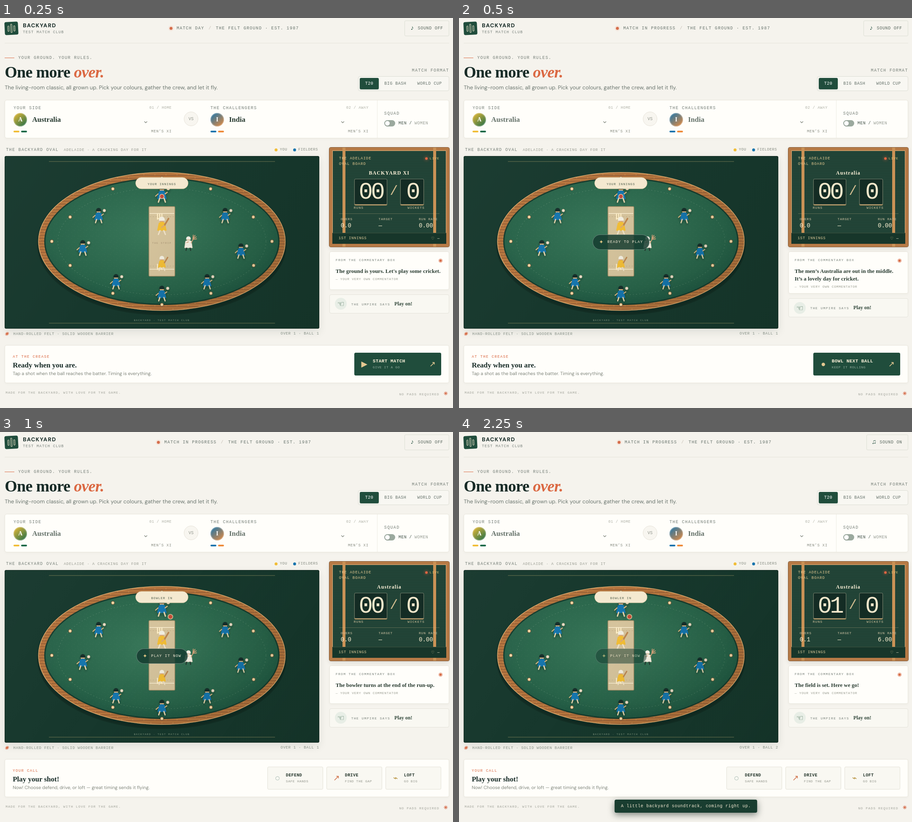
Above: before the commit, frames 1-4 (two rows, left to right).
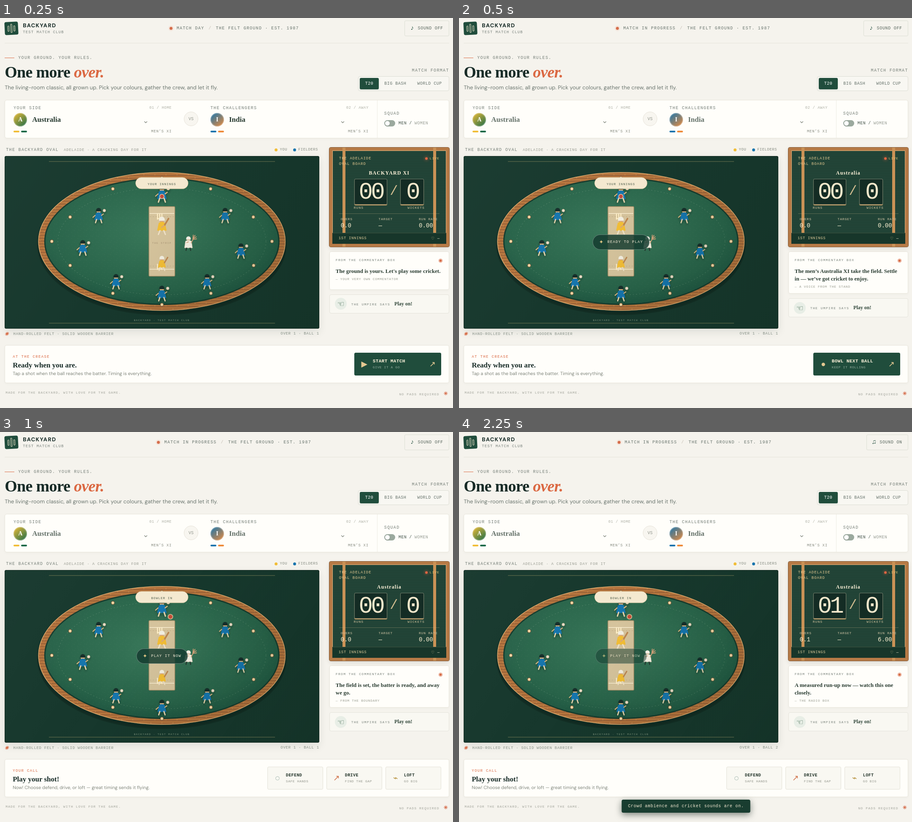
Above: after the commit, the same moments.

Repository: daly70764650-a11y/PlayGround
Game: browser game, page index.html
Two runs of this game, one before a commit and one after it. Both use one fixed random seed, a clock stepped at 60 frames per second and the inputs below.
Inputs:
- Up to frame 1 (0.25 s): no input
- Up to frame 2 (0.5 s): click "▶ START MATCH GIVE IT A GO ↗" at 0.27 s
- Up to frame 3 (1 s): click "● BOWL NEXT BALL KEEP IT ROLL…" at 0.52 s
- Up to frame 4 (2.25 s): click "◌ DEFEND SAFE HANDS" at 1.27 s; click "● BOWL NEXT BALL KEEP IT ROLL…" at 1.77 s; click "♪ SOUND OFF" at 2.02 s

Frame 1 is identical in both runs. In frame 2, 0.2% of the frame differs, in the area x 74-97%, y 64-70%; in frame 3, 0.3%; in frame 4, 0.6%, in the area x 33-100%, y 64-99%.

Commit message:
Save source and v2 conversation for issue #4
Run: 42108666307
Generation: 42108666307-1793913412731

Diff:
--- a/app.js
+++ b/app.js
@@ -13,7 +13,9 @@
 const els = {
   home:$('#home-team'), away:$('#away-team'), score:$('#score'), wickets:$('#wickets'), overs:$('#overs'), target:$('#t …(625 unchanged characters)…
 };
-let format='T20', women=false, match=null, deliveryTimer=null, toastTimer=null, audio=null, musicTimer=null, soundOn=false;
+let format='T20', women=false, match=null, deliveryTimer=null, toastTimer=null, audio=null, musicTimer=null, soundOn=false, crowdSource=null, crowdGain=null;
+const radioBylines=['— THE RADIO BOX','— FROM THE BOUNDARY','— A VOICE FROM THE STAND'];
+function radioByline(){return radioBylines[rInt(radioBylines.length)]}
 const rInt = n => Math.floor(Math.random()*n);
 function info(name){return teams[format].find(t=>t.name===name)||teams.T20.find(t=>t.name===name)}
 function renderTeams(keep=true){
@@ -58,7 +60,7 @@
   els.controls.classList.remove('hidden');els.inningsControls.classList.add('hidden');els.controls.innerHTML='';makeNextButton();
   els.kicker.textContent='AT THE CREASE';els.title.textContent='Ready when you are.';els.hint.textContent='Tap a shot as the ball reaches the batter. Timing is everything.';
   els.ground.classList.remove('hit','wicket','boundary','celebrate','delivering');els.groundCall.textContent='YOUR INNINGS';
-  updateScore();setCommentary(`The ${women?'women’s':'men’s'} ${match.homeTeam} are out in the middle. It’s a lovely day for cricket.`, 'Play on!','☞');showChip('READY TO PLAY');
+  updateScore();setCommentary(`The ${women?'women’s':'men’s'} ${match.homeTeam} XI take the field. Settle in — we’ve got cricket to enjoy.`, 'Play on!','☞',radioByline());showChip('READY TO PLAY');
   lockSetup(true);
 }
 function lockSetup(locked){document.querySelectorAll('.segment,#squad-toggle').forEach(b=>b.disabled=locked);els.home.disabled=locked;els.away.disabled=locked;}
@@ -68,7 +70,7 @@
   match.deliveryStarted=Date.now();match.phase='delivery';els.start.disabled=true;
   els.ground.classList.remove('hit','wicket','boundary','celebrate');void els.ground.offsetWidth;els.ground.classList.add('delivering');
   els.title.textContent='Here comes the ball…';els.hint.textContent='Get your shot ready — tap when it reaches the batter.';els.kicker.textContent='BOWLER IN';els.groundCall.textContent='BOWLER IN';
-  setCommentary(['A little shuffle at the top of the mark…','The bowler turns at the end of the run-up.','The field is set. Here we go!'][rInt(3)],'Play on!','☞');playSound('bowl');
+  setCommentary(['A little shuffle at the top of the mark… here comes the bowler.','The field is set, the batter is ready, and away we go.','A measured run-up now — watch this one closely.'][rInt(3)],'Play on!','☞',radioByline());playSound('bowl');
   deliveryTimer=setTimeout(()=>{
     if(!match||match.phase!=='delivery')return;
     match.phase='batting';
@@ -103,12 +105,13 @@
   else if(runs>0){els.ground.classList.add('hit');playSound('bat');}
   const timingText=late?'The batter is beaten!':timing==='perfect'?'Beautifully timed!':timing==='good'?'A decent connection!':'A little mistimed!';
   if(wicket){
-    const messages=kind==='caught'?['CAUGHT! What a grab in the deep!','What a catch! The fielder hangs on!','A sharp catch — the batter has to go!']:['Bowled him! The stumps are rattled!','Gone! The bowler has found a way through.','Cleaned up! A big moment in the match.'];
-    setCommentary(messages[rInt(messages.length)],kind==='caught'?'OUT!':'BOWLED!','☝','— THE UMPIRE');els.groundCall.textContent='OUT!';
-  }else if(runs===6){setCommentary(['Up, up and away! That is a monster six!','That has gone all the way! Marvellous!','Out of the backyard! What a hit!'][rInt(3)],'SIX!','🙌','— THE UMPIRE');els.groundCall.textContent='SIX!';els.ground.classList.add('celebrate');}
-  else if(runs===4){setCommentary(['Cracked away to the fence! Four runs!','Lovely stroke — races away for four!','Beats the fielders. What a shot!'][rInt(3)],'FOUR!','✋','— THE UMPIRE');els.groundCall.textContent='FOUR!';els.ground.classList.add('celebrate');}
-  else if(runs){setCommentary(`${timingText} Quick feet, and they’ll come back for ${runs===1?'one':runs+' runs'}.`,'One run','☞');els.groundCall.textContent=`${runs} RUN${runs>1?'S':''}`;}
-  else{setCommentary('No run. A tidy bit of bowling, that.','Dot ball','☞');els.groundCall.textContent='DOT BALL';playSound('dot');}
+    const messages=kind==='caught'?['Howzat! A sharp appeal — and the umpire raises the finger. Taken in the deep!','Caught! The fielder held on, and the finger goes up.','A neat catch, a loud appeal, and that is out!']:kind==='edge'?['Howzat! A thin edge and safely pouched — gone!','A nick, a fine catch, and the appeal is answered. Out!']:['Howzat! The stumps are rattled — bowled!','The timber is disturbed. The umpire has no doubt: bowled!','Clean bowled! A big moment in the match.'];
+    const call=kind==='caught'||kind==='edge'?'OUT! CAUGHT!':'OUT! BOWLED!';
+    setCommentary(messages[rInt(messages.length)],call,'☝',radioByline());els.groundCall.textContent='OUT!';playSound('cheer');
+  }else if(runs===6){setCommentary(['Up it goes — and that’s a six! Marvellous hitting.','That’s a mighty six, right out of the ground!','A towering hit! Six all the way — marvellous!'][rInt(3)],'SIX!','🙌',radioByline());els.groundCall.textContent='SIX!';els.ground.classList.add('celebrate');playSound('cheer');}
+  else if(runs===4){setCommentary(['That’s a four! A beautifully placed stroke to the rope.','Cracked away — and that’s four runs!','Marvellous timing; it races away for four!'][rInt(3)],'FOUR!','✋',radioByline());els.groundCall.textContent='FOUR!';els.ground.classList.add('celebrate');playSound('cheer');}
+  else if(runs){setCommentary(`${timingText} Quick feet, and they’ll come back for ${runs===1?'one':runs+' runs'}.`,'One run','☞',radioByline());els.groundCall.textContent=`${runs} RUN${runs>1?'S':''}`;}
+  else{setCommentary('No run. A tidy bit of bowling, and the fielders keep it quiet.','Play on','☞',radioByline());els.groundCall.textContent='DOT BALL';playSound('dot');}
   els.title.textContent=wicket?'A wicket falls!':runs>=4?`${runs===6?'Six':'Four'}! That’s the way.`:runs?`${runs} run${runs>1?'s':''} on the board.`:'Dot ball.';
   els.hint.textContent=timingText;els.kicker.textContent=wicket?'THAT’S CRICKET':'THE SCORE MOVES ON';
   els.controls.innerHTML='';makeNextButton();checkInnings();
@@ -129,7 +132,7 @@
     match.phase='inningsEnd';els.controls.classList.add('hidden');els.inningsControls.classList.remove('hidden');
     $('#next-innings').innerHTML='<span class="shot-glyph">↻</span><span><b>START 2ND INNINGS</b><small>CHASE THE TARGET</small></span><span class="button-arrow">↗</span>';
     els.title.textContent='Innings break.';els.hint.textContent=`${match.awayTeam} need ${match.first+1} to win. Twenty overs each, backyard rules.`;els.kicker.textContent='TIME TO CHANGE SIDES';
-    els.groundCall.textContent='INNINGS BREAK';setCommentary(`That’s the end of the first innings. ${match.awayTeam} need ${match.first+1} to take the match.`, 'Change of innings','↻');
+    els.groundCall.textContent='INNINGS BREAK';setCommentary(`That’s the end of the first innings. ${match.awayTeam} need ${match.first+1} to take the match.`, 'Change of innings','↻',radioByline());
     return;
   }
   if(match.innings===2&&(match.second>match.first||balls>=120||wickets>=10)){
@@ -141,7 +144,7 @@
   match.innings=2;match.phase='ready';els.inningsControls.classList.add('hidden');els.controls.classList.remove('hidden');els.controls.innerHTML='';makeNextButton();
   els.ground.classList.remove('hit','wicket','boundary','celebrate');els.groundCall.textContent='CHASE ON';updateScore();
   els.title.textContent='The chase is on.';els.hint.textContent=`${match.awayTeam} need ${match.first+1} to win. You’re batting now.`;els.kicker.textContent='SECOND INNINGS';
-  setCommentary(`A target of ${match.first+1}. Can ${match.awayTeam} get there? It’s all to play for.`, 'Play on!','☞');
+  setCommentary(`A target of ${match.first+1}. Can ${match.awayTeam} get there? It’s all to play for.`, 'Play on!','☞',radioByline());
 }
 function finishMatch(){
   match.phase='finished';const homeWon=match.second>match.first, tied=match.second===match.first;
@@ -159,6 +162,27 @@
 }
 function ensureAudio(){if(!audio){const Ctx=window.AudioContext||window.webkitAudioContext;if(Ctx)audio=new Ctx();}if(audio?.state==='suspended')audio.resume();}
 function tone(freq,duration=.16,type='sine',volume=.035,when=0){if(!audio)return;const osc=audio.createOscillator(),gai …(398 unchanged characters)…
+function startCrowd(){
+  if(!audio||crowdSource)return;
+  const buffer=audio.createBuffer(1,audio.sampleRate*2,audio.sampleRate),data=buffer.getChannelData(0);
+  for(let i=0;i<data.length;i++)data[i]=(Math.random()*2-1)*.7;
+  const source=audio.createBufferSource(),filter=audio.createBiquadFilter(),gain=audio.createGain();
+  source.buffer=buffer;source.loop=true;filter.type='lowpass';filter.frequency.value=720;gain.gain.value=.018;
+  source.connect(filter);filter.connect(gain);gain.connect(audio.destination);source.start();crowdSource=source;crowdGain=gain;
+  [118,151,187,224].forEach((freq,i)=>{const voice=audio.createOscillator(),level=audio.createGain();voice.type='sine';voice.frequency.value=freq+(Math.random()*8-4);level.gain.value=.11;voice.connect(level);level.connect(gain);voice.start();crowdNodes.push(voice,level)});
+}
+const crowdNodes=[];
+function stopCrowd(){if(crowdSource){try{crowdSource.stop()}catch{}crowdSource.disconnect();crowdSource=null}crowdNodes.forEach(node=>{try{node.stop?.()}catch{}node.disconnect()});crowdNodes.length=0;crowdGain=null}
+function crowdCheer(){
+  if(!soundOn||!audio)return;
+  const length=Math.floor(audio.sampleRate*.95),buffer=audio.createBuffer(1,length,audio.sampleRate),data=buffer.getChannelData(0);
+  for(let i=0;i<length;i++)data[i]=(Math.random()*2-1)*(1-i/length);
+  const source=audio.createBufferSource(),filter=audio.createBiquadFilter(),gain=audio.createGain();
+  source.buffer=buffer;filter.type='bandpass';filter.frequency.value=1050;filter.Q.value=.55;
+  gain.gain.setValueAtTime(.0001,audio.currentTime);gain.gain.exponentialRampToValueAtTime(.045,audio.currentTime+.12);gain.gain.exponentialRampToValueAtTime(.0001,audio.currentTime+.95);
+  source.connect(filter);filter.connect(gain);gain.connect(audio.destination);source.start();source.stop(audio.currentTime+1);
+  [330,392,466].forEach((freq,i)=>tone(freq+i*5,.7,'sawtooth',.008,i*.025));
+}
 function playSound(kind){if(!soundOn)return;ensureAudio();if(!audio)return;
   if(kind==='bowl'){tone(180,.2,'triangle',.022);tone(120,.15,'sine',.015,.2)}
   if(kind==='bat'){tone(330,.12,'triangle',.06);tone(760,.08,'sine',.018,.025)}
@@ -166,11 +190,12 @@
   if(kind==='six'){[523,659,784,1047].forEach((f,i)=>tone(f,.38,'triangle',.035,i*.09));}
   if(kind==='wicket'){tone(250,.2,'square',.025);tone(165,.36,'triangle',.04,.15)}
   if(kind==='dot'){tone(270,.07,'sine',.012)}
+  if(kind==='cheer')crowdCheer();
 }
 function musicLoop(){if(!soundOn)return;ensureAudio();if(!audio)return;[392,494,587,494].forEach((n,i)=>tone(n,.22,'sine',.007,i*.2));musicTimer=setTimeout(musicLoop,3600)}
 $('#sound-toggle').addEventListener('click',()=>{
   soundOn=!soundOn;$('#sound-toggle').setAttribute('aria-pressed',String(soundOn));$('.sound-label').textContent=soundOn?'SOUND ON':'SOUND OFF';$('.sound-icon').textContent=soundOn?'♫':'♪';
-  if(soundOn){ensureAudio();clearTimeout(musicTimer);musicLoop();showToast('A little backyard soundtrack, coming right up.');}else{clearTimeout(musicTimer);showToast('Sound effects and music off.');}
+  if(soundOn){ensureAudio();startCrowd();clearTimeout(musicTimer);musicLoop();showToast('Crowd ambience and cricket sounds are on.');}else{clearTimeout(musicTimer);stopCrowd();showToast('Crowd and sound effects off.');}
 });
 document.querySelectorAll('.segment').forEach(b=>b.addEventListener('click',()=>setFormat(b.dataset.format)));
 $('#squad-toggle').addEventListener('click',e=>{women=!women;e.currentTarget.setAttribute('aria-pressed',String(women));updateTeamVisuals();showToast(`${women?'Women’s':'Men’s'} squads selected — same classic game, all our players.`)});
Not shown, changed: .omgithub/checkpoint.json
Not shown, changed: .omgithub/conversation.json
